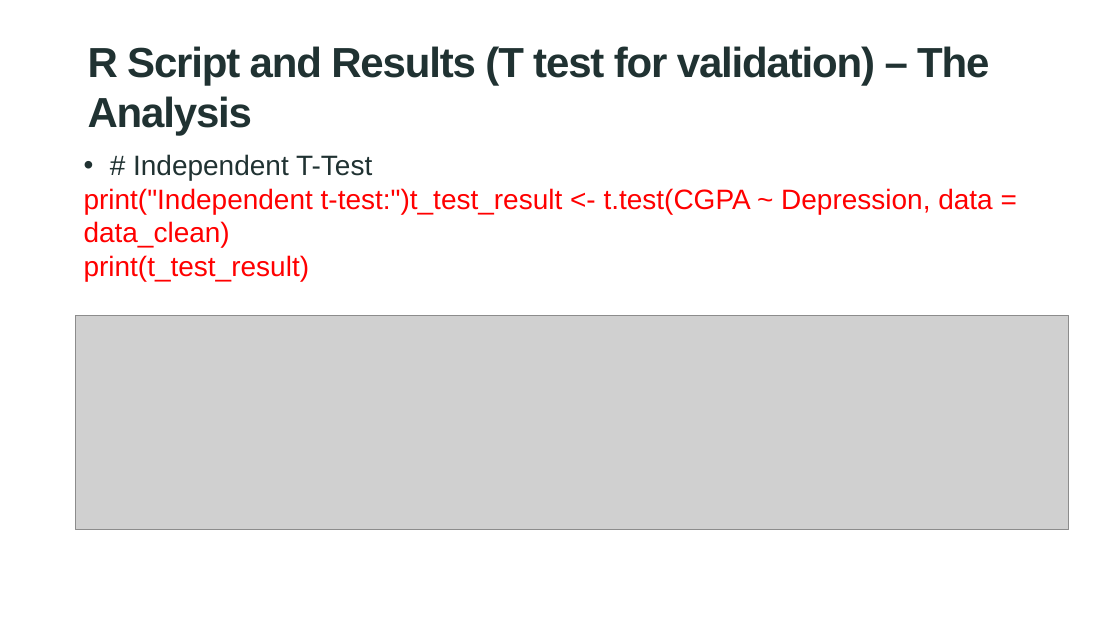
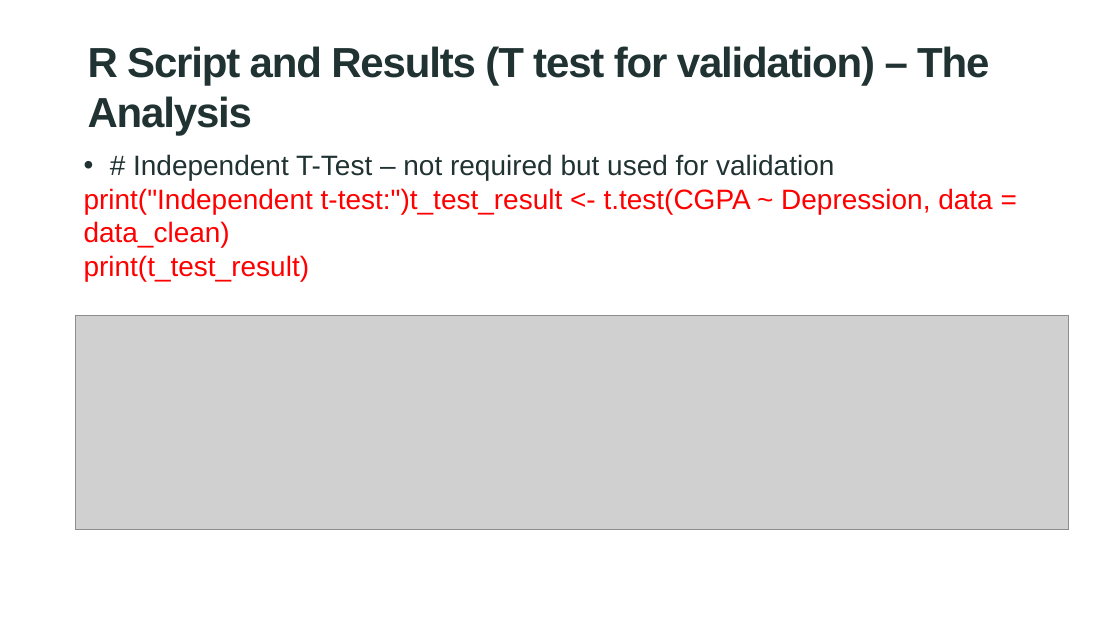
Before and after one commit to Abdoulrasheed/team-research-136, a slide deck: slide 11 of PPT and Documentations/groupA136_vis_and_analysis_student_demo.pptx. Drawn at 1120x630 pixels with LibreOffice and Linux fonts; fonts in the diff are those of the drawing; grey boxes stand for pictures. Boxes give left, top, right and bottom in pixels: in the first picture for what was removed or moved away, otherwise in the second. Text is boxed around its words. In the diff, an @@ line names an element or a change of style, - is before the commit and + after.

```diff
--- a/PPT and Documentations/groupA136_vis_and_analysis_student_demo.pptx
+++ b/PPT and Documentations/groupA136_vis_and_analysis_student_demo.pptx
@@ text at [133, 154, 834, 180]: text changed @@
-• # Independent T-Test
+• # Independent T-Test – not required but used for validation
```
Also in this commit, not shown: 3 other slides changed.
